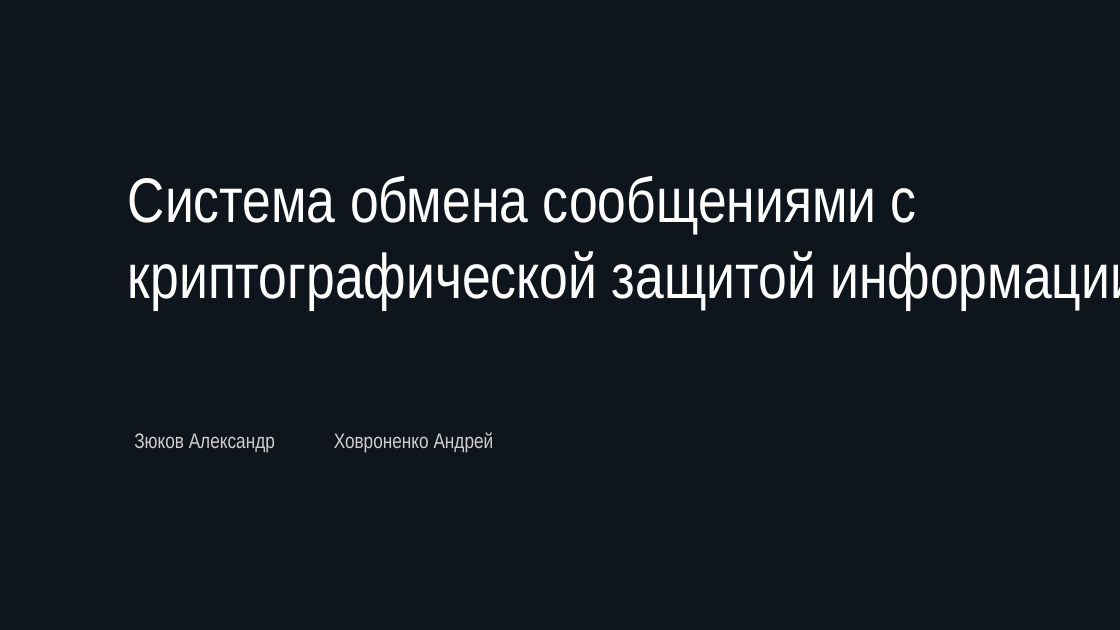
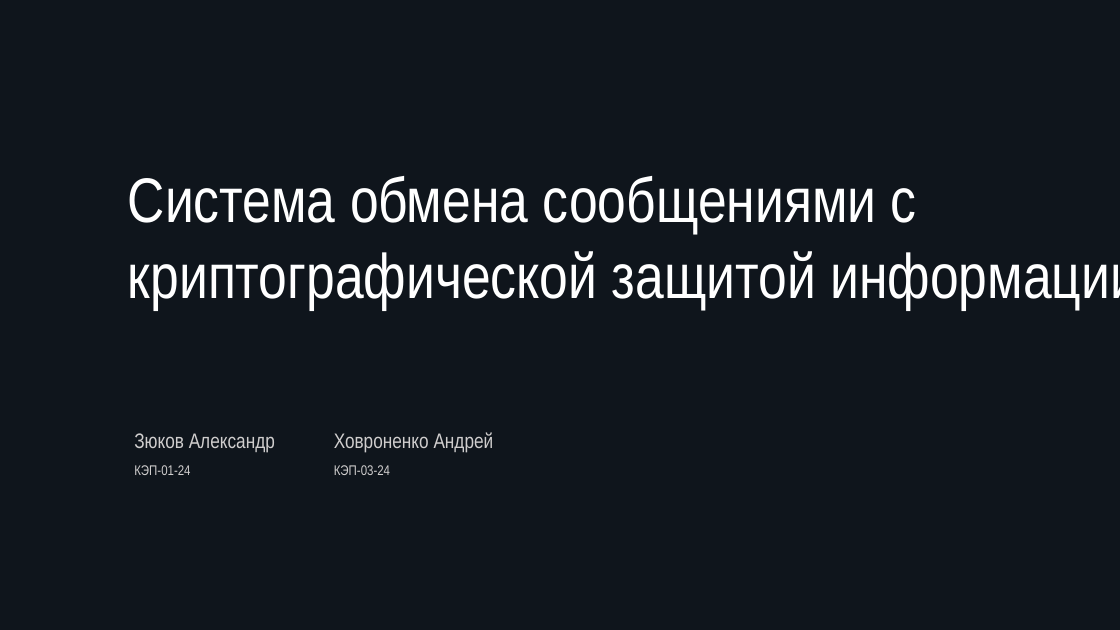
Before and after one commit to NeWaySet/crypto_broker_kafka, a slide deck: slide 1 of artifacts/LiteBroker_security Ховроненко Зюков Кэп-0Х-24.pptx. Drawn at 1120x630 pixels with LibreOffice and Linux fonts; fonts in the diff are those of the drawing. Boxes give left, top, right and bottom in pixels: in the first picture for what was removed or moved away, otherwise in the second. Text is boxed around its words. In the diff, an @@ line names an element or a change of style, - is before the commit and + after.

```diff
--- a/artifacts/LiteBroker_security Ховроненко Зюков Кэп-0Х-24.pptx
+++ b/artifacts/LiteBroker_security Ховроненко Зюков Кэп-0Х-24.pptx
@@ text added at bbox=[134, 465, 190, 475], 12 pt, text #D0CECE @@
+КЭП-01-24
@@ text added at bbox=[334, 465, 390, 475], 12 pt, text #D0CECE @@
+КЭП-03-24
```
Also in this commit, not shown: 13 other slides changed, 2 other files.
